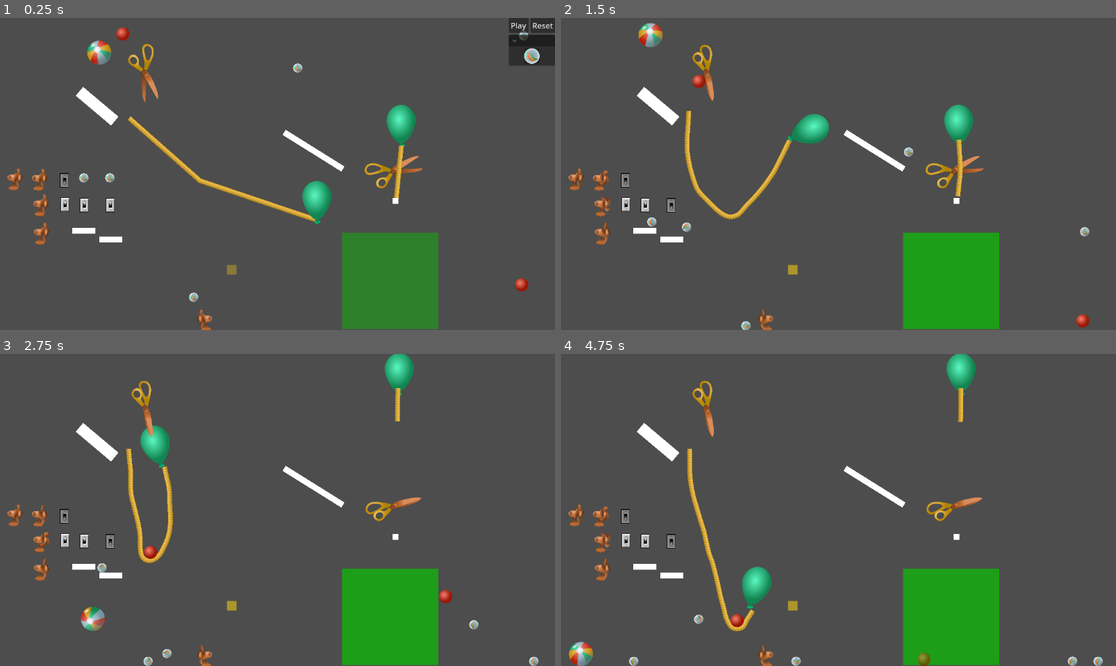
Above: before the commit, frames 1-4 (two rows, left to right).
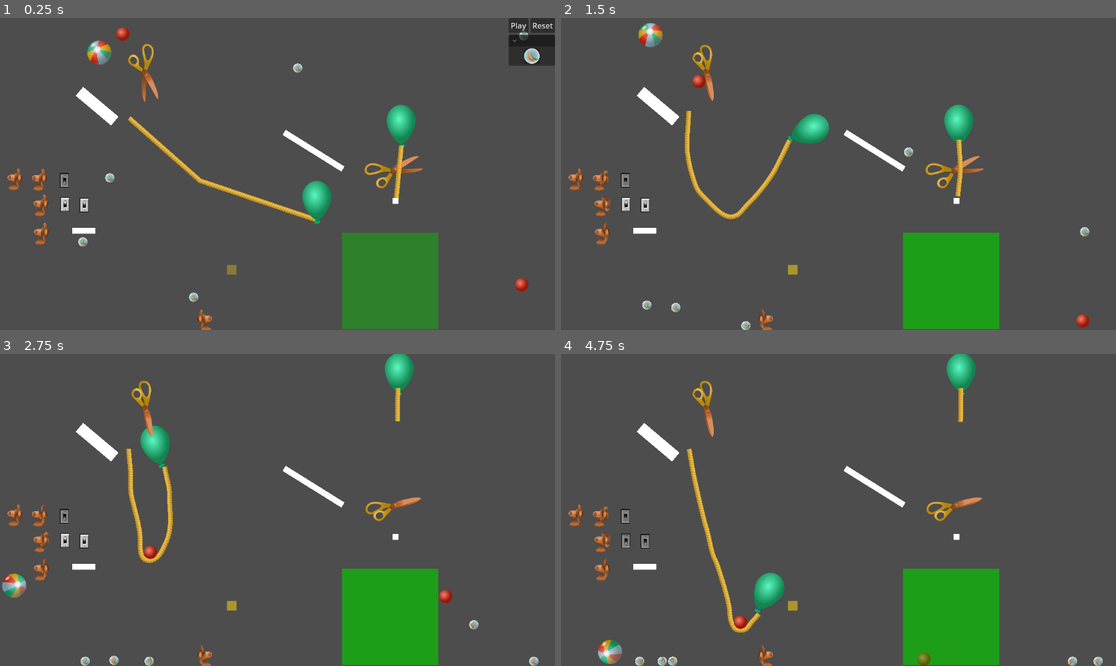
Above: after the commit, the same moments.

Repository: lechaosx/jam-at-fit-vol-2
Game: Godot game, scene res://game.tscn
Two runs of this game, one before a commit and one after it. Both use one fixed random seed, a clock stepped at 60 frames per second and the inputs below. The engine's default icon, where the game draws it, is replaced by a stand-in: a white triangle on a blue panel in a dark square.
Inputs (mouse positions are in pixels of both pictures, inside the frame that each line leads up to):
- Up to frame 1 (0.25 s): no input
- Up to frame 2 (1.5 s): click "Play" at 0.5 s; move the mouse to (960, 158) at 1.27 s; click (960, 158) at 1.42 s
- Up to frame 3 (2.75 s): move the mouse to (166, 525) at 2.02 s; click (166, 525) at 2.17 s
- Up to frame 4 (4.75 s): move the mouse to (894, 441) at 2.77 s; click (894, 441) at 2.92 s; move the mouse to (810, 572) at 3.52 s; click (810, 572) at 3.67 s; move the mouse to (1005, 556) at 4.27 s; click (1005, 556) at 4.42 s

The runs differ from the first frame. In frame 1, 0.2% of the frame differs, in the area x 14-23%, y 49-74%; in frame 2, 0.3%; in frame 3, 0.9%; in frame 4, 2.8%, in the area x 1-44%, y 30-100%.
Error after the commit: Invalid access to property or key 'connector' on a base object of type 'Node2D (electric_fan.gd)'. (res://xhonza/xhonza.gd:9)

Commit message:
fix xhonza

Diff:
--- /dev/null
+++ b/godot/xhonza/xhonza.gd
@@ -0,0 +1,9 @@
+extends Node2D
+
+@onready var allFans = $fan
+@onready var switchTest1 = %switch2test
+@onready var switchTest2 = %switch3test
+
+func _ready() -> void:
+	for child in allFans.get_children():
+		child.connector.set_source(switchTest2.connector)
--- a/godot/xhonza/xhonza.tscn
+++ b/godot/xhonza/xhonza.tscn
@@ -1,11 +1,13 @@
-[gd_scene load_steps=5 format=3 uid="uid://v5fwyu2cxtmc"]
+[gd_scene load_steps=6 format=3 uid="uid://v5fwyu2cxtmc"]
 
+[ext_resource type="Script" uid="uid://c0olvnbmjpn82" path="res://xhonza/xhonza.gd" id="1_20xof"]
 [ext_resource type="PackedScene" uid="uid://0bjmgokmgvxr" path="res://electric_fan/electric_fan.tscn" id="1_bxg7w"]
 [ext_resource type="PackedScene" uid="uid://c7e24p47rwu63" path="res://electric_switch/electric_switch.tscn" id="2_uabyj"]
 [ext_resource type="PackedScene" uid="uid://b0t6hh2jmsrdr" path="res://marble.tscn" id="3_1a25x"]
 [ext_resource type="PackedScene" uid="uid://bqa5lhjbjxeho" path="res://obstacles/long.tscn" id="4_r03xa"]
 
 [node name="xhonza" type="Node2D"]
+script = ExtResource("1_20xof")
 
 [node name="fan" type="CanvasGroup" parent="."]
 
@@ -36,11 +38,12 @@
 [node name="switch-test1" type="CanvasGroup" parent="."]
 
 [node name="switch2test" parent="switch-test1" instance=ExtResource("2_uabyj")]
+unique_name_in_owner = true
 position = Vector2(208, 100)
 is_on = true
 
 [node name="Marble" parent="switch-test1" instance=ExtResource("3_1a25x")]
-position = Vector2(207, 43)
+position = Vector2(205, 176)
 
 [node name="Long" parent="switch-test1" instance=ExtResource("4_r03xa")]
 position = Vector2(189, 153)
@@ -48,11 +51,12 @@
 [node name="switch-test2" type="CanvasGroup" parent="."]
 
 [node name="switch3test" parent="switch-test2" instance=ExtResource("2_uabyj")]
-position = Vector2(262, 100)
+unique_name_in_owner = true
+position = Vector2(262, 398)
 is_on = true
 
 [node name="Marble" parent="switch-test2" instance=ExtResource("3_1a25x")]
 position = Vector2(261, 43)
 
 [node name="Long" parent="switch-test2" instance=ExtResource("4_r03xa")]
-position = Vector2(245, 171)
+position = Vector2(245, 469)
Not shown, added: godot/xhonza/xhonza.gd.uid
